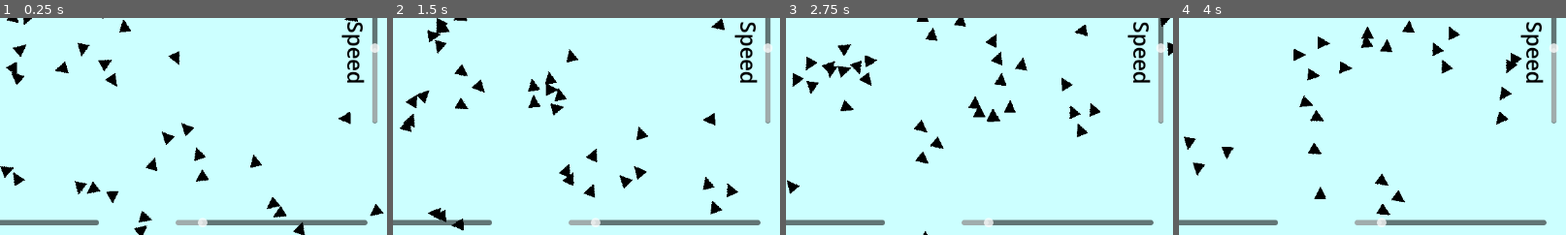
Above: before the commit, frames 1-4 (left to right).
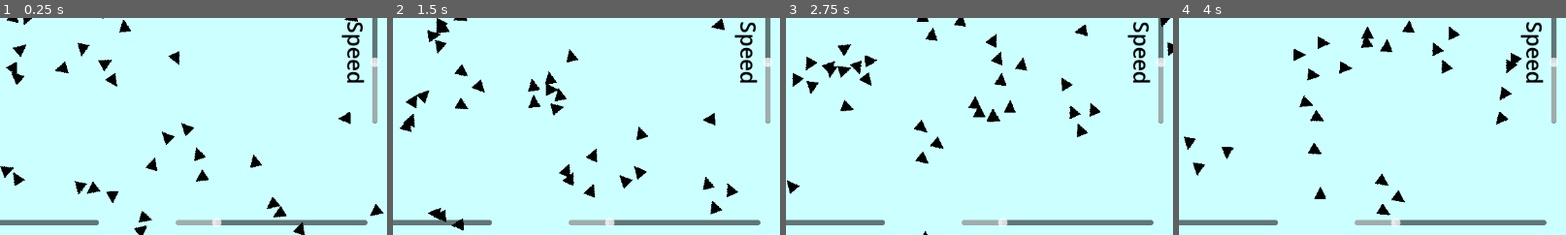
Above: after the commit, the same moments.

Repository: are-dynamic-2025-g6/boids
Game: Godot game, scene res://Scenes/main.tscn
The game is run twice, just before and just after one commit, with the same random seed, the same clock (stepped at 60 frames per second) and the same inputs.
Inputs:
- Up to frame 1 (0.25 s): no input
- Up to frame 2 (1.5 s): tap Enter (ui_accept) at 0.5, 0.77 s; tap Space (print) at 0.6, 1.35 s
- Up to frame 3 (2.75 s): tap Enter (ui_accept) at 1.52 s; tap Space (print) at 2.1 s
- Up to frame 4 (4 s): tap Space (print) at 2.85, 3.6 s; tap Enter (ui_accept) at 3.02, 3.77 s
The pictures show only the part of the screen within x 49-99%, y 41-91%; the shares and areas given below are measured in that part.

The runs differ from the first frame. In frame 1, 0.4% of the frame differs, in the area x 51-98%, y 11-97%; in frame 2, 0.4%; in frame 3, 0.4%; in frame 4, 0.4%.

Commit message:
Ajout du slider mystere :)

Diff:
--- a/Scenes/main.tscn
+++ b/Scenes/main.tscn
@@ -56,7 +56,7 @@
 offset_top = 548.0
 offset_right = 1110.0
 offset_bottom = 591.0
-max_value = 250.0
+max_value = 150.0
 value = 30.0
 
 [node name="avoid2" type="Label" parent="."]
@@ -75,7 +75,7 @@
 offset_top = 198.0
 offset_right = 1154.0
 offset_bottom = 421.0
-max_value = 200.0
+max_value = 250.0
 value = 100.0
 
 [node name="speed2" type="Label" parent="."]
